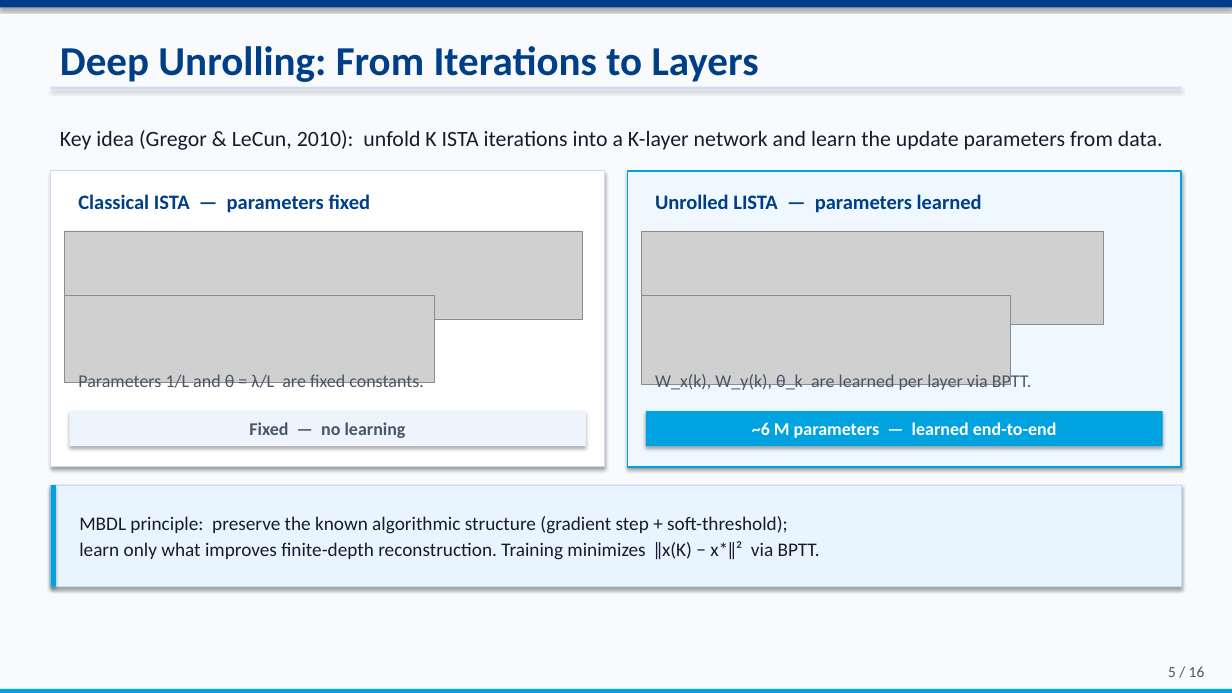
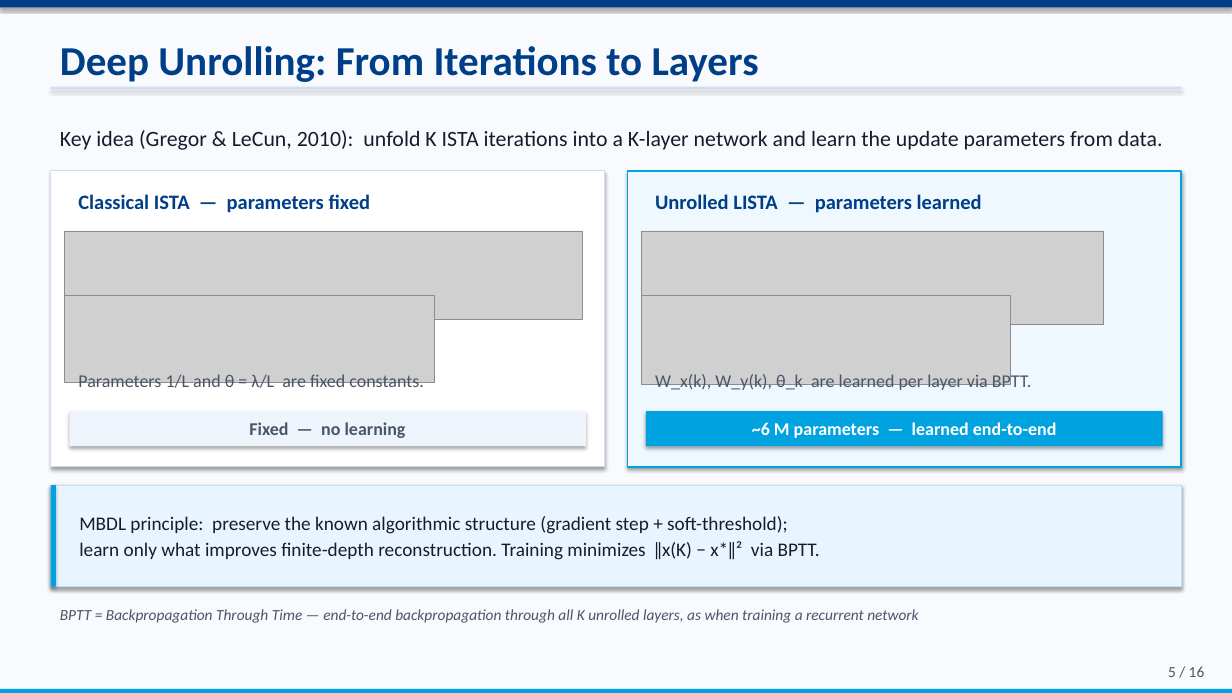
Before and after one commit to ThEpiCake/hyperlista-mbdl, a slide deck: slide 5 of submission/MBDL_Seminar_Presentation.pptx. Drawn at 1232x693 pixels with LibreOffice and Linux fonts; fonts in the diff are those of the drawing; grey boxes stand for pictures. Boxes give left, top, right and bottom in pixels: in the first picture for what was removed or moved away, otherwise in the second. Text is boxed around its words. In the diff, an @@ line names an element or a change of style, - is before the commit and + after.

```diff
--- a/submission/MBDL_Seminar_Presentation.pptx
+++ b/submission/MBDL_Seminar_Presentation.pptx
@@ text added at (x1=60, y1=609, x2=918, y2=623), 12 pt, text #4A5568, italic @@
+BPTT = Backpropagation Through Time — end-to-end backpropagation through all K unrolled layers, as when training a recurrent network
```
Also in this commit, not shown: 1 other file.
